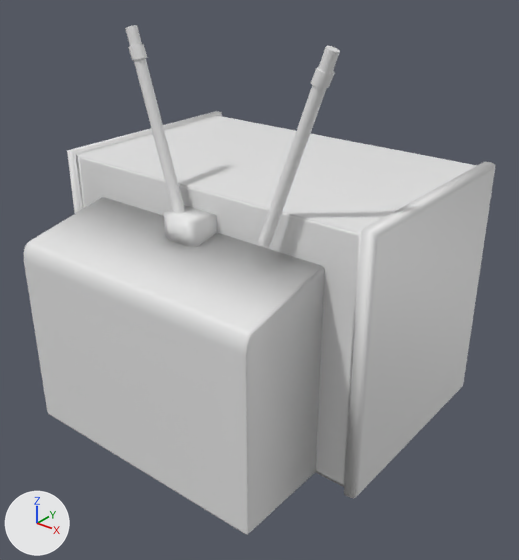
A saved change to the FBX model Assets/Art/Models/Props/tv.fbx.
One viewpoint serves both versions: a camera (50 mm lens) standing at (1.99, -2.8, 1.82) and looking at (-0.09, -0.2, 0.2). The lights are fixed; the arrows at lower left show +X, +Y and +Z. Where no turn or scale is listed for an object, it has been applied to the vertices.

The first picture shows 'Tv'.
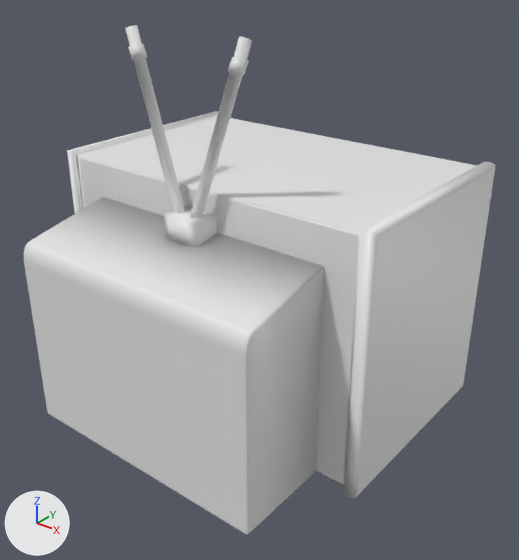
The newer file is also rescaled (x0.631), turned or shifted as a whole; pictures and numbers use the older file's frame.

Changed parts and their boxes (x1, y1, x2, y2) in the pictures (519 x 560 px; the box of a moved part takes in the faces that stretch with it):
part 1 of me_cube_006, moved or reshaped: before (258, 46, 340, 247); after (190, 36, 252, 219)
part 2 of me_cube_006, built on: before (67, 112, 495, 498); after (67, 150, 495, 498)

What the commit changed:
me_cube_006 is used by ob_tv; location (0.0, 0.0, 0.0).
me_cube_006 had 426 vertices, 351 faces and spanned x -1.14..0.75, y -1.03..0.74, z -0.62..1.45.
me_cube_006 now has 470 vertices, 388 faces and spans x -1.14..0.75, y -1.03..0.74, z -0.62..1.45.
me_cube_006 part 1: the loose piece of 70 vertices spanning x 0.22..0.55, y -0.61..-0.52, z 0.62..1.45 is moved by (-0.4, 0.0, 0.0).
Part 2, on me_cube_006:
36 faces are deleted.
12 vertices are added at x -0.97..0.6, y -0.44..0.54, z -0.62..-0.53.
20 new vertices lie (0.0, 0.0, 0.14) away from vertices in x -1.14..0.75, y -0.53..0.63, z -0.53..-0.5.
12 new vertices lie (0.0, 0.0, 0.15) away from vertices in x -1.12..0.73, y -0.54..0.64, z -0.54.
73 new faces join them.
